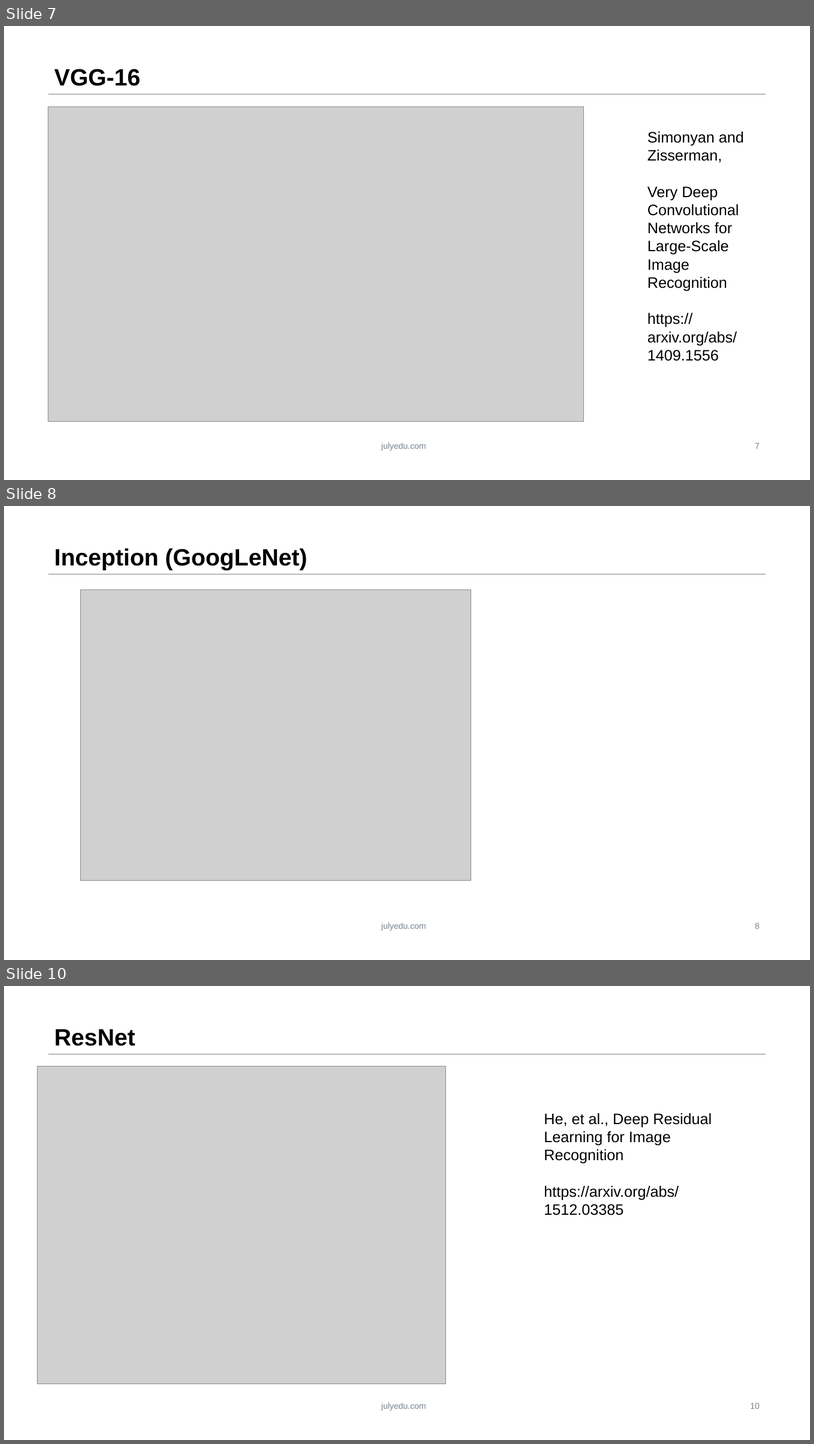
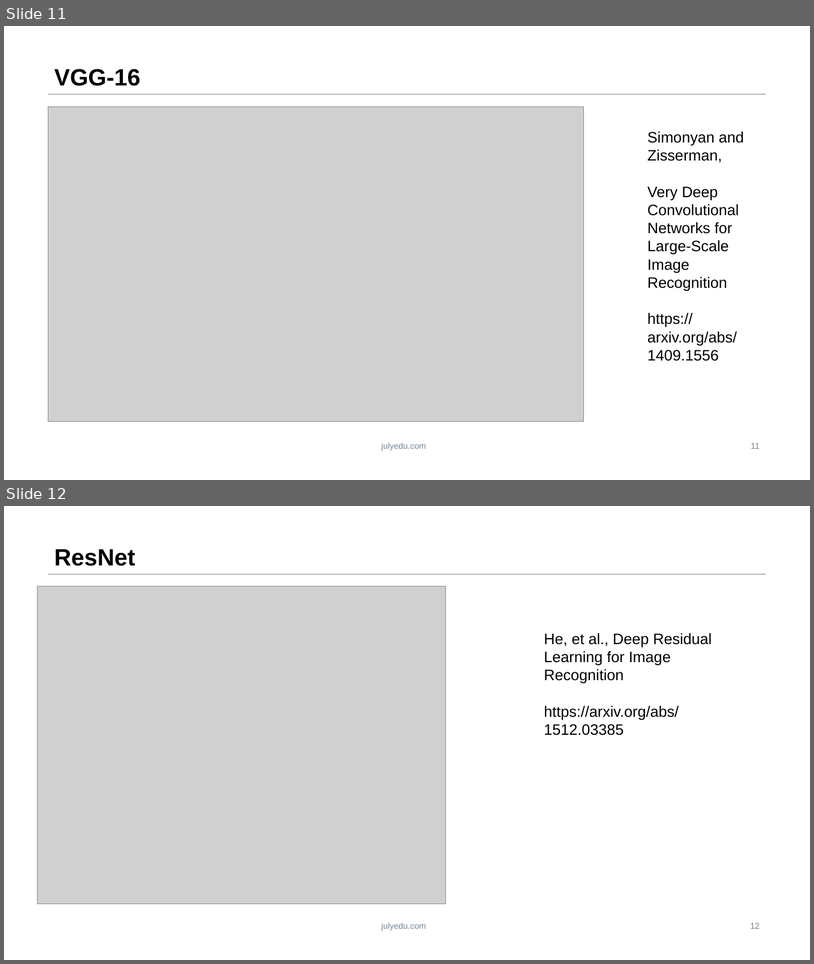
Before and after one commit to ZeweiChu/PyTorch-Course, a slide deck: 第四课.pptx. Shown one above the other, each under a label of ours: slides 7, 8 and 10 before the commit, slides 11 and 12 after it; the slides between them are not shown. The pictures are 814x1444 and 814x964 pixels, drawn with LibreOffice and Linux fonts; fonts in the diff are those of the drawing; grey boxes stand for pictures; background and template pictures are left out. Boxes give left, top, right and bottom in pixels: in the first picture for what was removed or moved away, otherwise in the second. Text is boxed around its words. In the diff, an @@ line names an element or a change of style, - is before the commit and + after.

```diff
--- a/第四课.pptx
+++ b/第四课.pptx
@@ slide 8 removed at [4,506,810,960], background #FFFFFF; not listed: 2 template elements that a slide beside it also shows @@
@@ title removed at [54,548,308,570] @@
-Inception (GoogLeNet)
@@ picture removed at [81,589,471,880] @@
@@ page number removed at [755,922,760,928] @@
-8
@@ what was slide 7 is now slide 11 @@
@@ page number at [751,442,759,448]: text changed @@
-7
+11
@@ what was slide 10 is now slide 12 @@
@@ page number at [750,922,760,928]: text changed @@
-10
+12
```
Also in this commit, not shown: 4 slides changed, 4 slides added, 2 other slides removed, 4 other files.
